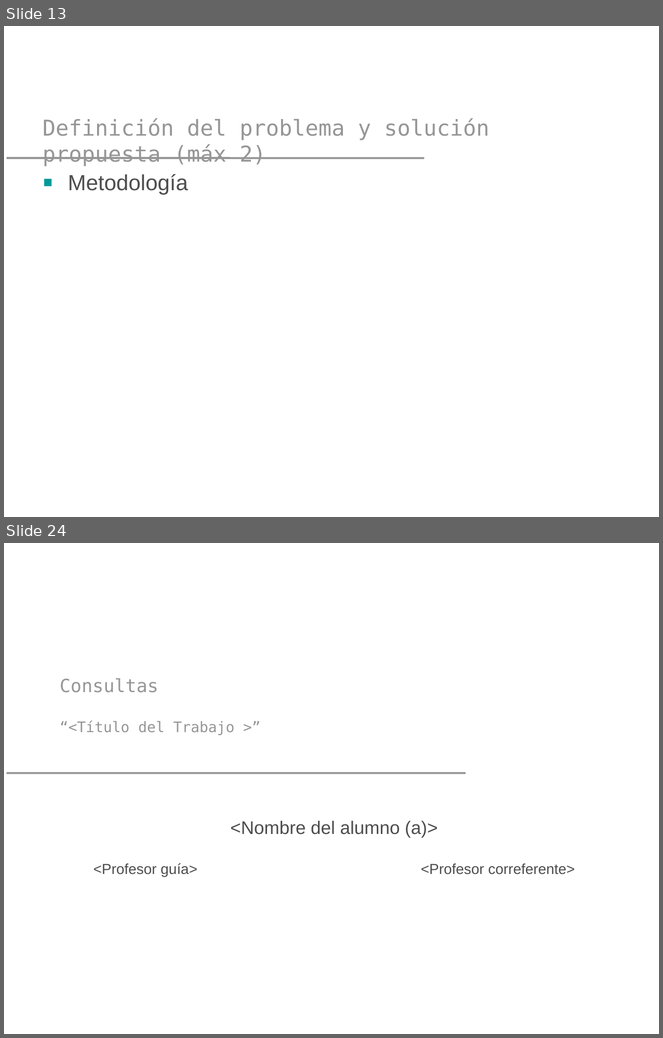
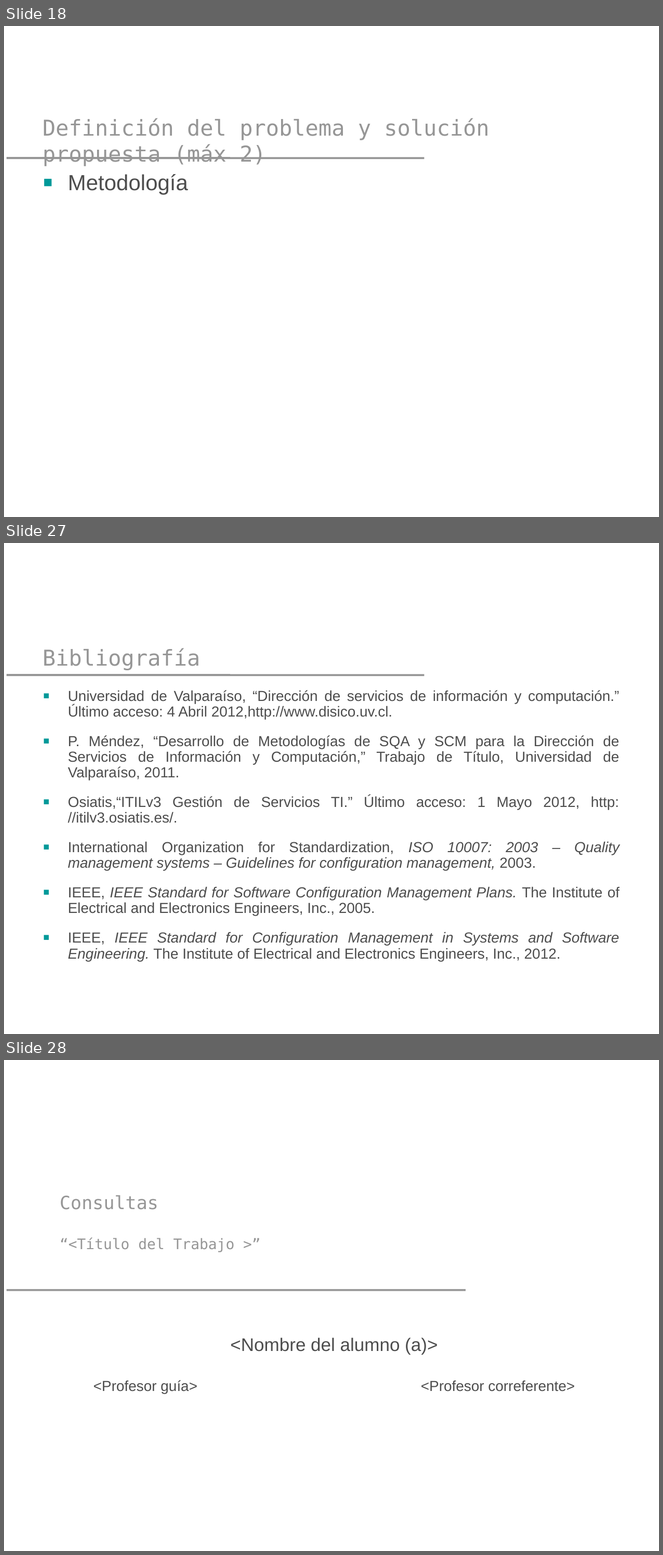
Before and after one commit to yano2h/TESIS, a slide deck: Presentaciones/Plantilla Pres 2_2012.pptx. Shown one above the other, each under a label of ours: slides 13 and 24 before the commit, slides 18, 27 and 28 after it; the slides between them are not shown. The pictures are 663x1038 and 663x1555 pixels, drawn with LibreOffice and Linux fonts; fonts in the diff are those of the drawing; background and template pictures are left out. Boxes give left, top, right and bottom in pixels: in the first picture for what was removed or moved away, otherwise in the second. Text is boxed around its words. In the diff, an @@ line names an element or a change of style, - is before the commit and + after.

```diff
--- a/Presentaciones/Plantilla Pres 2_2012.pptx
+++ b/Presentaciones/Plantilla Pres 2_2012.pptx
@@ slide 27 added at bbox=[4, 543, 659, 1034], background picture (left out); not listed: 1 template element that a slide beside it also shows @@
@@ title added at bbox=[42, 648, 200, 670], 24 pt, text #969696 @@
+Bibliografía
@@ text added at bbox=[68, 690, 620, 962], 16 pt, text #4D4D4D @@
+■ Universidad de Valparaíso, “Dirección de servicios de información y computación.” Último acceso: 4 Abril 2012,http://www.disico.uv.cl.
+■ P. Méndez, “Desarrollo de Metodologías de SQA y SCM para la Dirección de Servicios de Información y Computación,” Trabajo de Título, Universidad de Valparaíso, 2011.
+■ Osiatis,“ITILv3 Gestión de Servicios TI.” Último acceso: 1 Mayo 2012, http: //itilv3.osiatis.es/.
+■ International Organization for Standardization, ISO 10007: 2003 – Quality management systems – Guidelines for configuration management, 2003.
+■ IEEE, IEEE Standard for Software Configuration Management Plans. The Institute of Electrical and Electronics Engineers, Inc., 2005.
+■ IEEE, IEEE Standard for Configuration Management in Systems and Software Engineering. The Institute of Electrical and Electronics Engineers, Inc., 2012.
@@ what was slide 13 is now slide 18 @@
@@ what was slide 24 is now slide 28 @@
```
Also in this commit, not shown: 12 slides changed, 7 other slides added, 4 slides removed.
